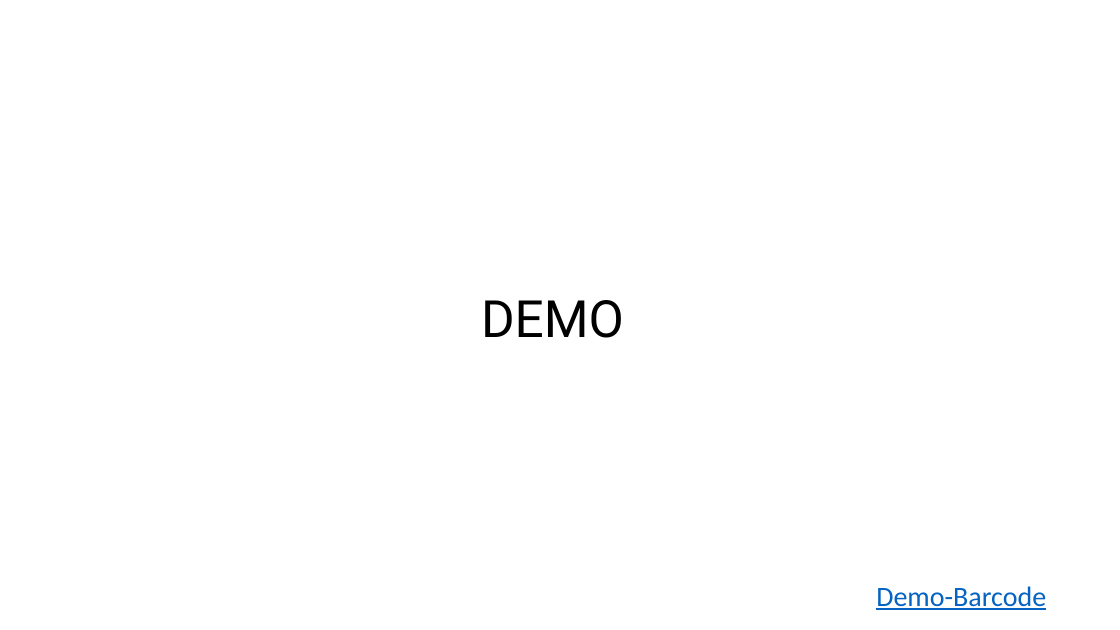
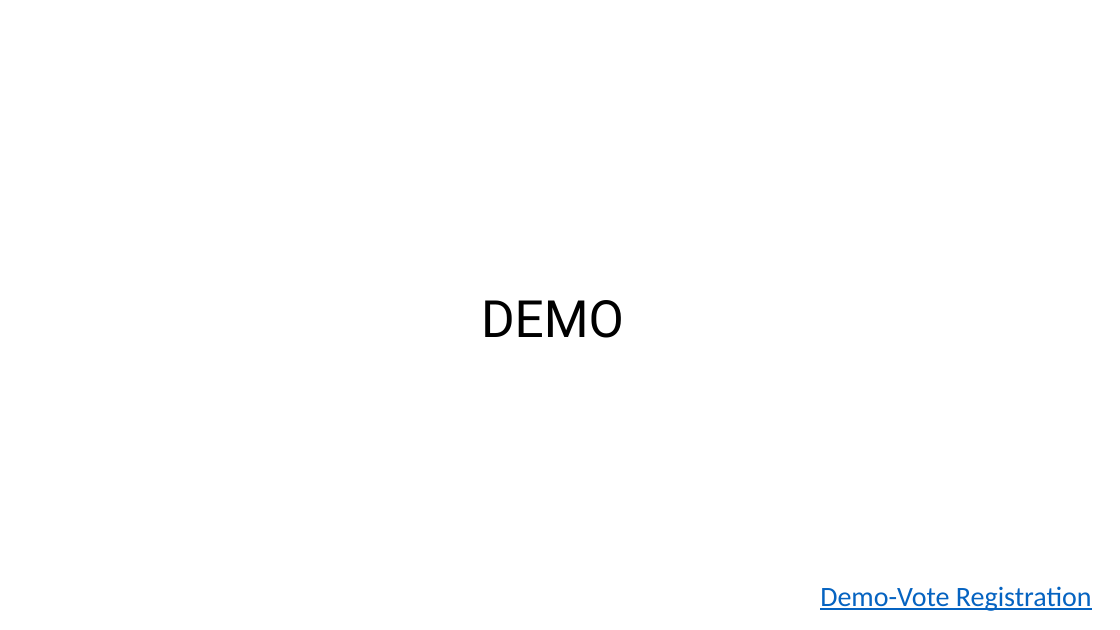
Before and after one commit to cfclick/CFSummit2016, a slide deck: slide 24 of powerpoint/SmartPDF/Don't Just PDF.pptx. Drawn at 1120x630 pixels with LibreOffice and Linux fonts; fonts in the diff are those of the drawing; background and template pictures are left out. Boxes give left, top, right and bottom in pixels: in the first picture for what was removed or moved away, otherwise in the second. Text is boxed around its words. In the diff, an @@ line names an element or a change of style, - is before the commit and + after.

```diff
--- a/powerpoint/SmartPDF/Don't Just PDF.pptx
+++ b/powerpoint/SmartPDF/Don't Just PDF.pptx
@@ text at box(820, 586, 1092, 611): text changed @@
-Demo-Barcode
+Demo-Vote Registration
```
Also in this commit, not shown: 1 other slide changed, 7 other files.
